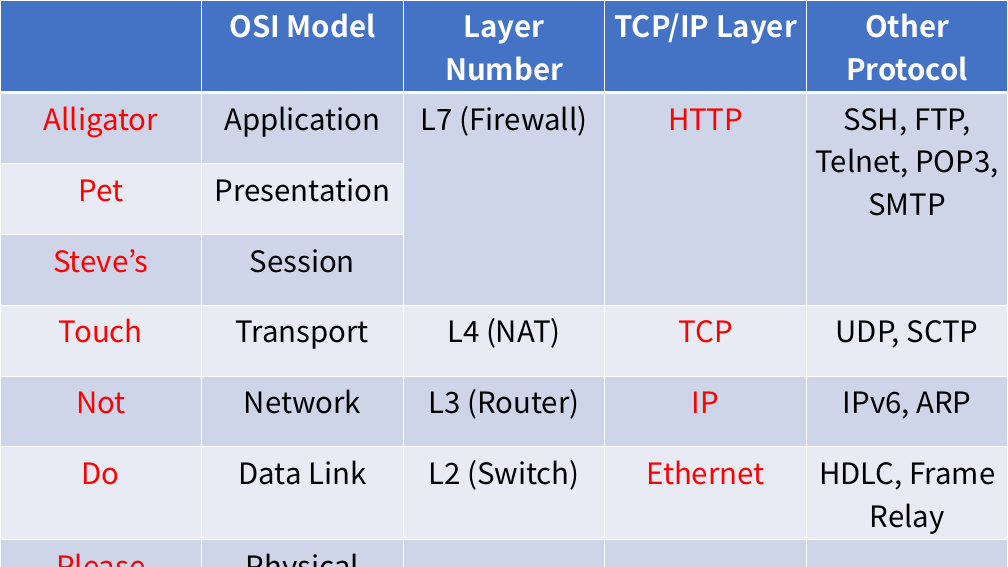
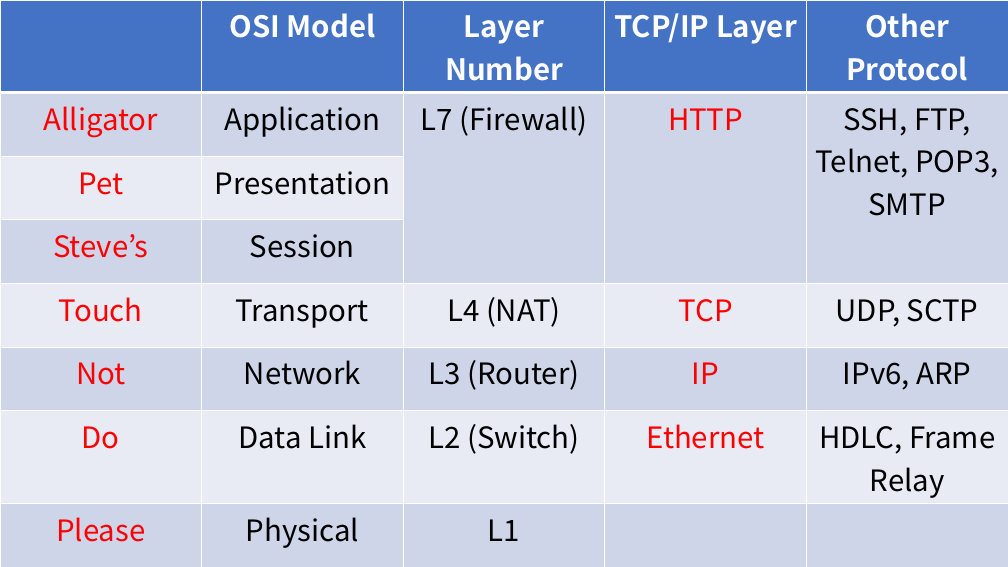
Before and after one commit to creationyun/osi-and-tcp, a slide deck: slide 1 of osi-and-tcp.pptx. Drawn at 1008x567 pixels with LibreOffice and Linux fonts; fonts in the diff are those of the drawing. Boxes give left, top, right and bottom in pixels: in the first picture for what was removed or moved away, otherwise in the second. Text is boxed around its words. In the diff, an @@ line names an element or a change of style, - is before the commit and + after.

```diff
--- a/osi-and-tcp.pptx
+++ b/osi-and-tcp.pptx
@@ table at (0, 0, 1008, 567) @@
-row 8, column 3: 
+row 8, column 3: L1
@@ fill #CFD5EA to #CFD5E9 in 17 cells @@
@@ fill #E9EBF5 to #E8EBF4 in 12 cells @@
@@ borders changed @@
```
Also in this commit, not shown: 1 other file.
